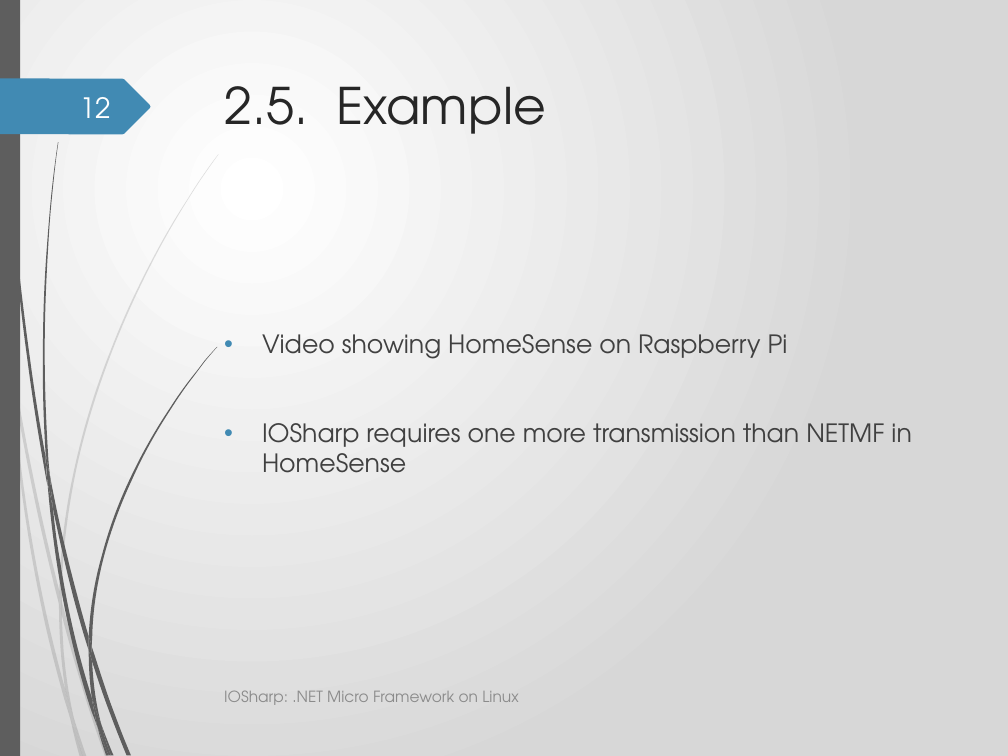
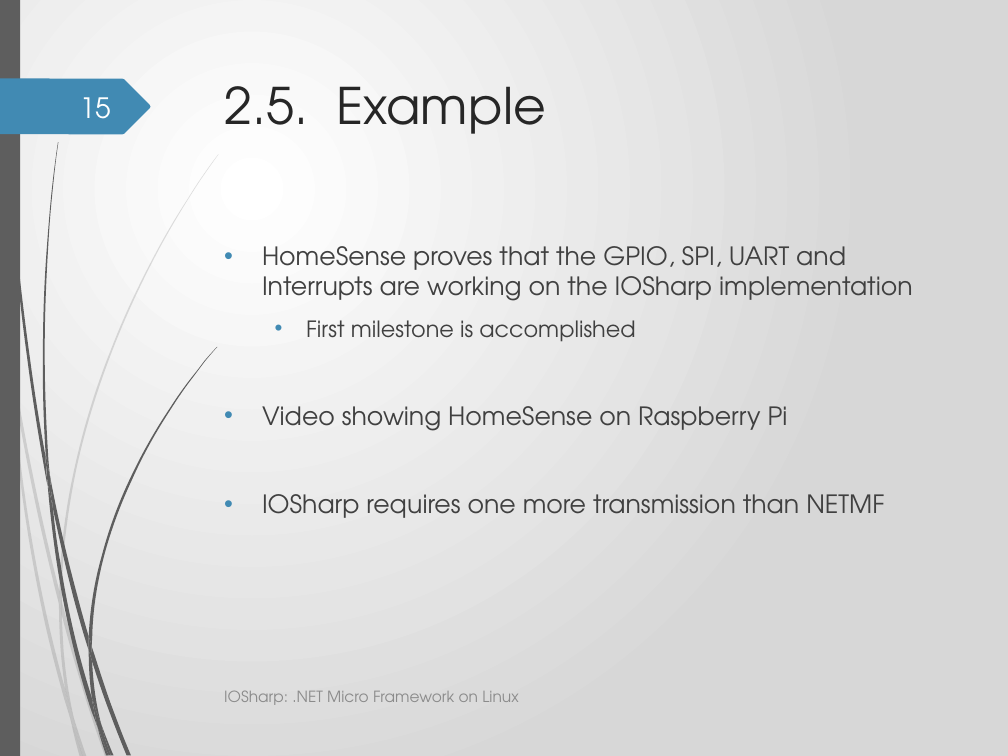
Before and after one commit to GerardSoleCa/BachelorThesisMisc, a slide deck: slide 15 of ThesisDoc/IOSharp2.pptx (slide 12 before the commit). Drawn at 1008x756 pixels with LibreOffice and Linux fonts; fonts in the diff are those of the drawing; background and template pictures are left out. Boxes give left, top, right and bottom in pixels: in the first picture for what was removed or moved away, otherwise in the second. Text is boxed around its words. In the diff, an @@ line names an element or a change of style, - is before the commit and + after.

Commit message:
*** PPT new version

```diff
--- a/ThesisDoc/IOSharp2.pptx
+++ b/ThesisDoc/IOSharp2.pptx
@@ page number at [80,97,111,119]: text changed @@
-12
+15
@@ text at [262,246,913,342]: paragraphs added @@
+• HomeSense proves that the GPIO, SPI, UART and Interrupts are working on the IOSharp implementation
+  • First milestone is accomplished
@@ text at [262,494,884,518]: text changed @@
-• IOSharp requires one more transmission than NETMF in HomeSense
+• IOSharp requires one more transmission than NETMF
```
Also in this commit, not shown: 19 other slides changed, 4 slides added, 1 slide removed, 7 other files.
